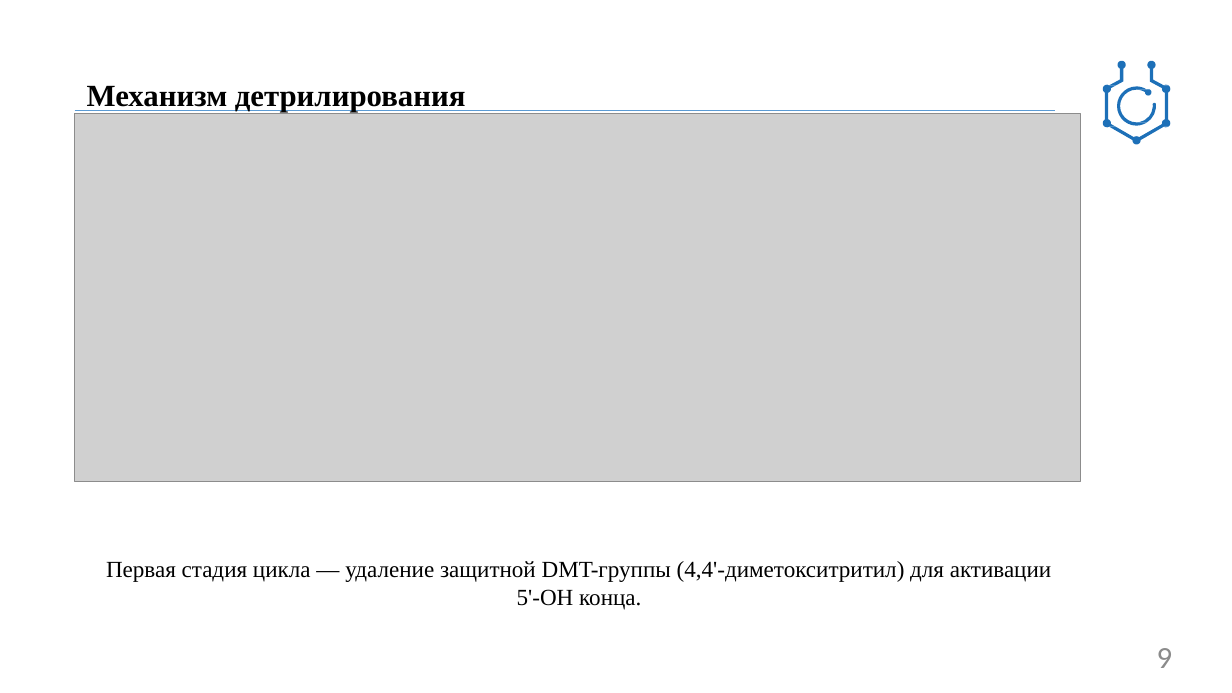
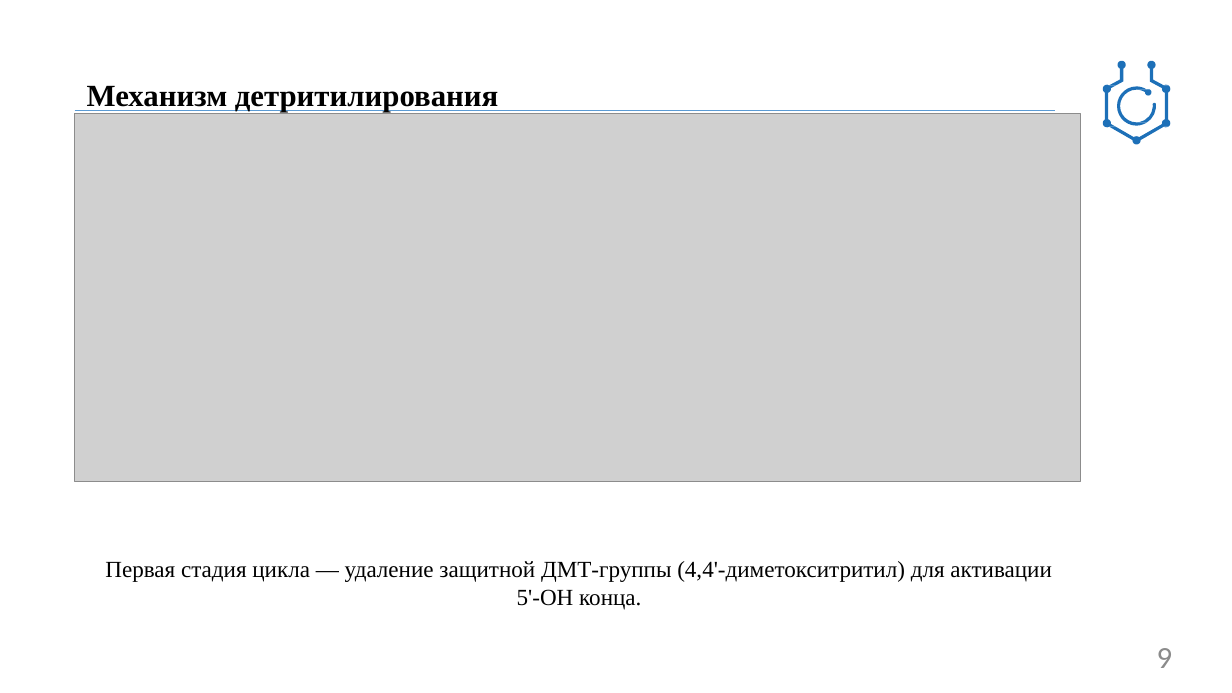
Before and after one commit to baxromovj23-commits/-2026, a slide deck: slide 9 of Бахромов_презентация_TOP2_16_слайдов.pptx. Drawn at 1232x693 pixels with LibreOffice and Linux fonts; fonts in the diff are those of the drawing; grey boxes stand for pictures; background and template pictures are left out. Boxes give left, top, right and bottom in pixels: in the first picture for what was removed or moved away, otherwise in the second. Text is boxed around its words. In the diff, an @@ line names an element or a change of style, - is before the commit and + after.

```diff
--- a/Бахромов_презентация_TOP2_16_слайдов.pptx
+++ b/Бахромов_презентация_TOP2_16_слайдов.pptx
@@ text at [87, 85, 498, 112]: text changed @@
-Механизм детрилирования
+Механизм детритилирования
@@ text at [105, 561, 1051, 610]: text changed @@
-Первая стадия цикла — удаление защитной DMT-группы (4,4'-диметокситритил) для активации 5'-OH конца.
+Первая стадия цикла — удаление защитной ДМТ-группы (4,4'-диметокситритил) для активации 5'-OH конца.
```
Also in this commit, not shown: 1 other slide changed, 1 other file.
